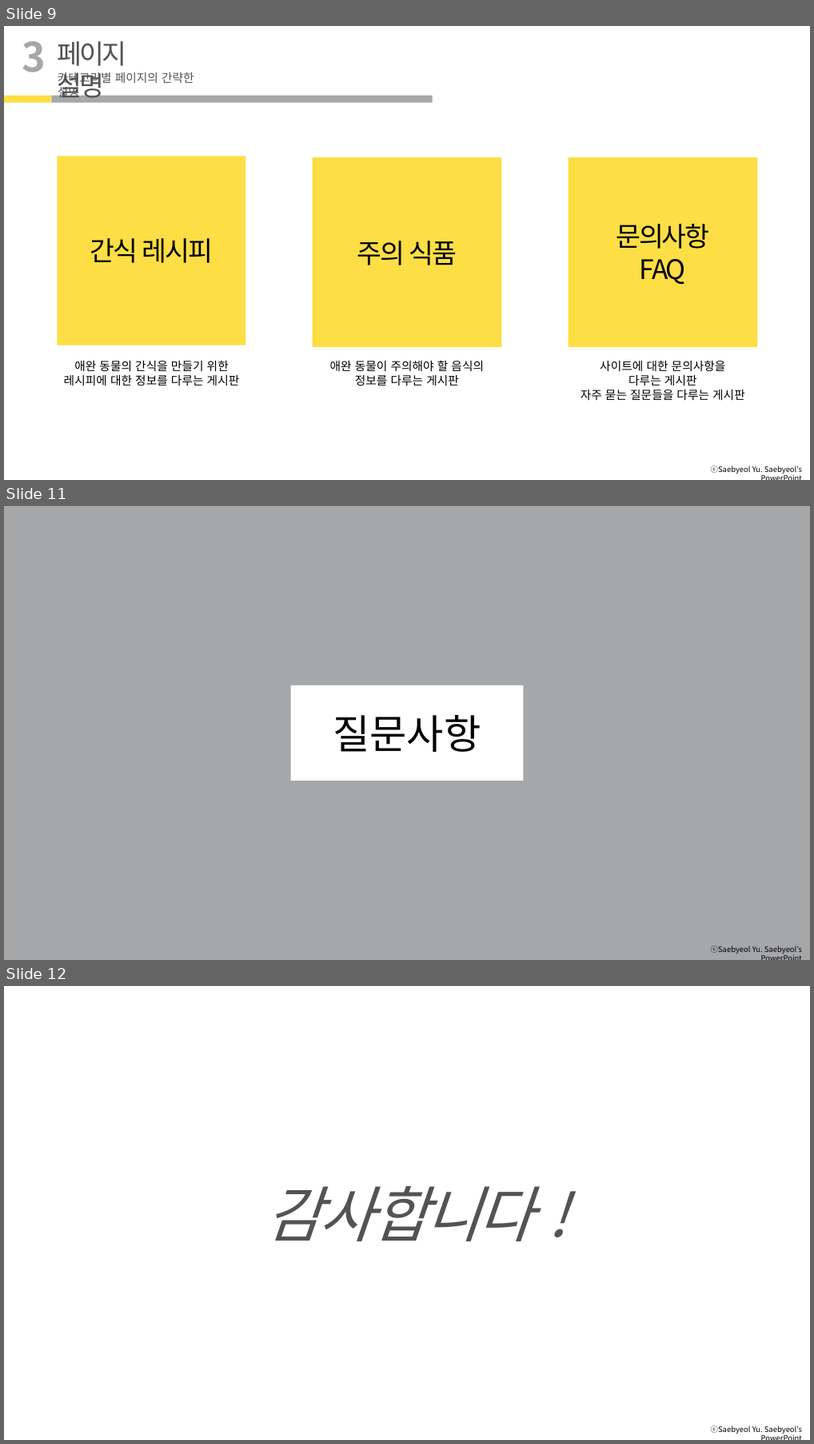
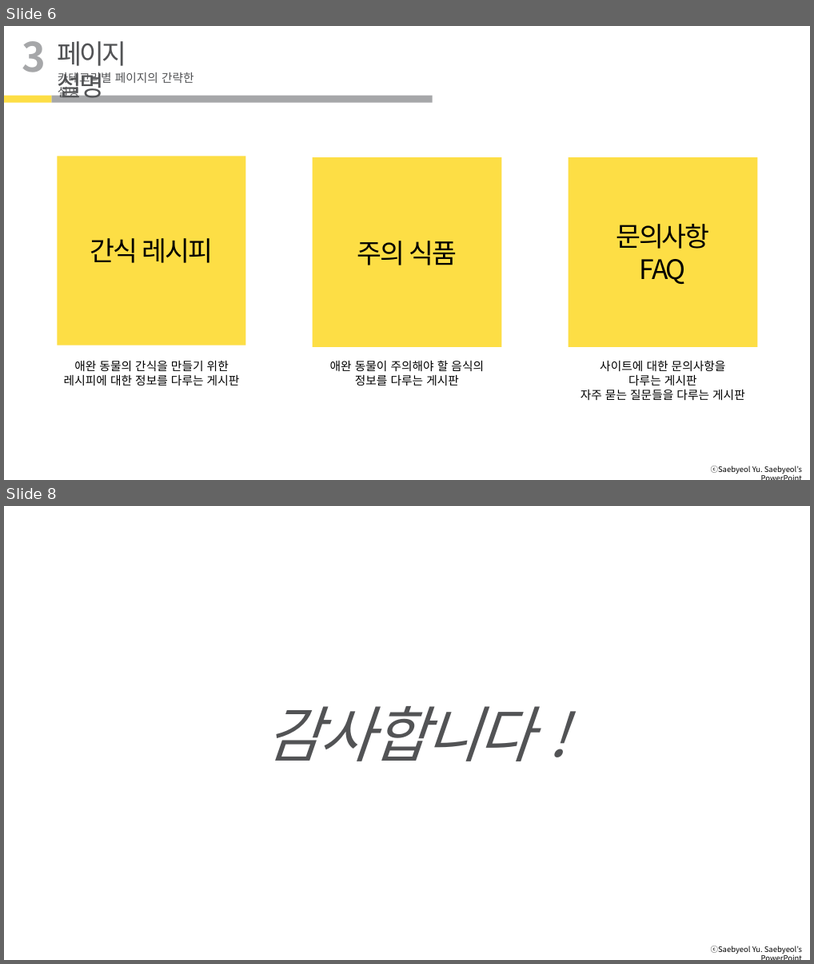
Before and after one commit to mercury0123/Aza_Project, a slide deck: AZA_PPT발표.pptx. Shown one above the other, each under a label of ours: slides 9, 11 and 12 before the commit, slides 6 and 8 after it; the slides between them are not shown. The pictures are 814x1444 and 814x964 pixels, drawn with LibreOffice and Linux fonts; fonts in the diff are those of the drawing; background and template pictures are left out. Boxes give left, top, right and bottom in pixels: in the first picture for what was removed or moved away, otherwise in the second. Text is boxed around its words. In the diff, an @@ line names an element or a change of style, - is before the commit and + after.

```diff
--- a/AZA_PPT발표.pptx
+++ b/AZA_PPT발표.pptx
@@ slide 11 removed at (4,506,810,960), background #A6A7A9; not listed: 1 template element that a slide beside it also shows @@
@@ rectangle removed at (290,685,524,780) @@
-질문사항
@@ what was slide 9 is now slide 6 @@
@@ what was slide 12 is now slide 8 @@
```
Also in this commit, not shown: 1 slide changed, 3 other slides removed, 2 other files.
